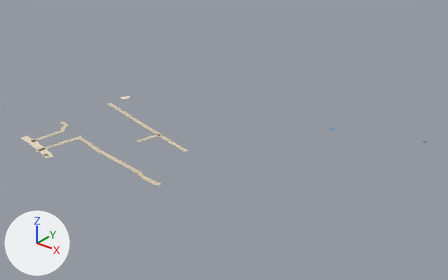
The glTF model public/assets/bengaluru-region-v1/tiles/t34_21-l1.glb: old version first, new version second.
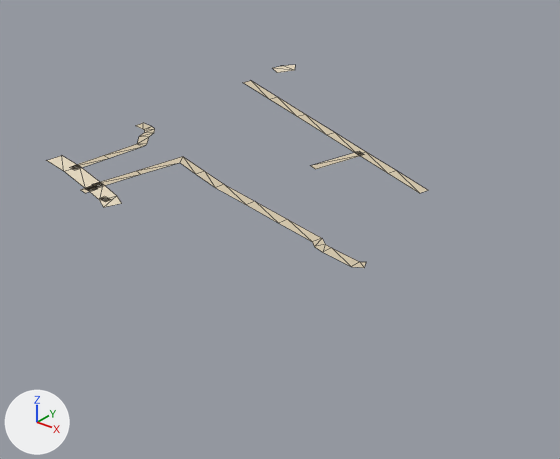
There are two pictures of each version: one whole from a 50 mm lens placed at (17681.0, 10095.0, 362.0), pointed at (17218.0, 10674.0, 3.0), one close up on the part from 0% to 55% of the width and 24% to 96% of the height. The axes (+X, +Y, +Z) are drawn at lower left. The lights are the same throughout. The first two pictures are the older version. The close-ups show mesh edges as thin lines.

In view in the first close-up: 'ground'.
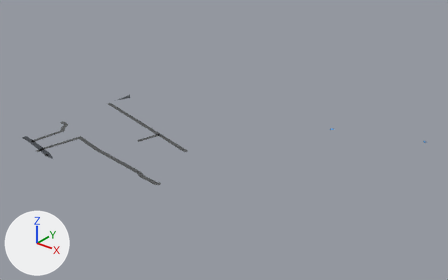
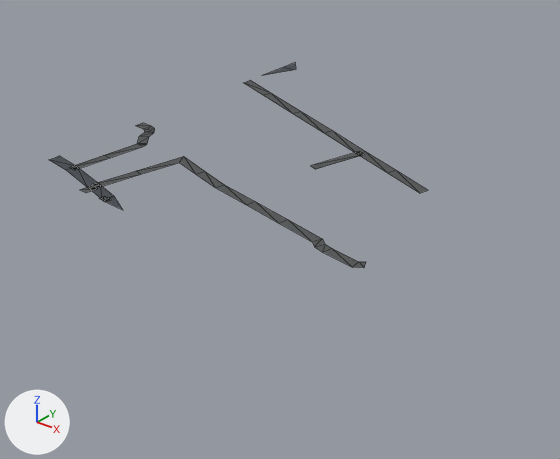
Pixel boxes (x1, y1, x2, y2) of what changed, in the close-ups (560 x 459 px; the box of a moved part takes in the faces that stretch with it):
'ground', reshaped: before (46, 65, 428, 268); after (50, 63, 428, 268)
part 1 of me_ground, rebuilt: before (46, 155, 121, 207); after (50, 156, 123, 210)
part 2 of me_ground, rebuilt (52% wider, 56% taller): before (273, 65, 295, 73); after (262, 63, 296, 76)
part 3 of me_ground, moved or reshaped: before (136, 123, 151, 144); after (136, 123, 152, 144)
part 4 of me_ground, moved or reshaped: (323, 248, 366, 268) in both
part 5 of me_ground, moved or reshaped: before (243, 81, 366, 154); after (244, 80, 366, 154)
part 6 of me_ground, recoloured: (70, 114, 428, 268) in both

Patch to the scene script:
```diff
--- a/public/assets/bengaluru-region-v1/tiles/t34_21-l1.glb.py
+++ b/public/assets/bengaluru-region-v1/tiles/t34_21-l1.glb.py
@@ me_ground @@
 # used by ob_ground; location = (17000.0, 10500.0, 0.0)
 # verts and faces of me_ground; kept vertices keep their numbers, new ones are numbered from 88
 # before: 28 (22.0, 60.0, 1.0) at pixel (137, 143), 30 (22.0, 59.0, 1.0) at pixel (137, 143), 31 (27.0, 64.0, 1.0) at pixel (147, 143), 38 (8.0, 75.0, 1.0) at pixel (143, 129), 39 (9.0, 81.0, 1.0) at pixel (151, 126)
 # before: 40 (0.0, 75.0, 1.0) at pixel (135, 125), 41 (0.0, 81.0, 1.0) at pixel (143, 122)
 # before: 62 (228.0, 40.0, 1.0) at pixel (359, 261), 63 (228.0, 33.0, 1.0) at pixel (351, 266)
 # before: 80 (102.0, 140.0, 1.0) at pixel (326, 134), 81 (104.0, 146.0, 1.0) at pixel (334, 132), 82 (68.0, 148.0, 1.0) at pixel (296, 116), 83 (69.0, 154.0, 1.0) at pixel (305, 114), 84 (34.0, 156.0, 1.0) at pixel (269, 99)
 # before: 85 (35.0, 162.0, 1.0) at pixel (277, 96), 86 (-1.0, 164.0, 1.0) at pixel (242, 82), 87 (1.0, 170.0, 1.0) at pixel (250, 80)
-me_ground.from_pydata(...)  # 88 vertices, 72 faces; spans x -5.0..234.0, y -5.0..208.0, z 1.0
+me_ground.from_pydata(...)  # 86 vertices, 70 faces; spans x 0.0..234.0, y 0.0..211.0, z 1.0
+# me_ground part 1: the loose piece of 12 vertices spanning x -1.0..79.0, y -5.0..21.0, z 1.0 is rebuilt with 12 vertices and now spans x 0.0..86.0, y 0.0..20.0, z 1.0
+# me_ground part 2: the loose piece of 6 vertices spanning x -5.0..10.0, y 190.0..208.0, z 1.0 is rebuilt with 4 vertices and now spans x 0.0..10.0, y 180.0..211.0, z 1.0
+# me_ground part 3
+delete_faces([(28, 30, 31), (38, 39, 41), (38, 41, 40)])
+faces += [(28, 31, 30), (38, 39, 40), (39, 41, 40)]
+# me_ground part 4
+verts[63] = (229.0, 34.0, 1.0)  # moved, pixel (352, 267)
+verts[62] = (227.0, 40.0, 1.0)  # moved, pixel (358, 261)
+# me_ground part 5
+delete_vertices([*range(84, 88)])  # with the faces that use them
+verts[81] = (101.0, 146.0, 1.0)  # moved, pixel (332, 130)
+verts[80] = (100.0, 141.0, 1.0)  # moved, pixel (324, 133)
+verts[83] = (64.0, 155.0, 1.0)  # moved, pixel (301, 111)
+verts[82] = (63.0, 149.0, 1.0)  # moved, pixel (292, 113)
+verts[88] = (28.0, 164.0, 1.0)  # pixel (271, 93)
+verts[89] = (26.0, 158.0, 1.0)  # pixel (263, 95)
+verts[90] = (0.0, 164.0, 1.0)  # pixel (243, 82)
+verts[91] = (0.0, 170.0, 1.0)  # pixel (250, 80)
+faces += [(82, 83, 88), (82, 88, 89), (88, 90, 89), (88, 91, 90)]
+# me_ground part 6: 50 kept faces spanning x 8.0..234.0, y 0.0..155.0, z 1.0 get new vertex colours; the middle colour goes from beige #d7c9ae to dark grey #535556
+# other edits to the shape of me_ground do not show in these pictures
 me_ground.materials.append(mat_ground)
```
